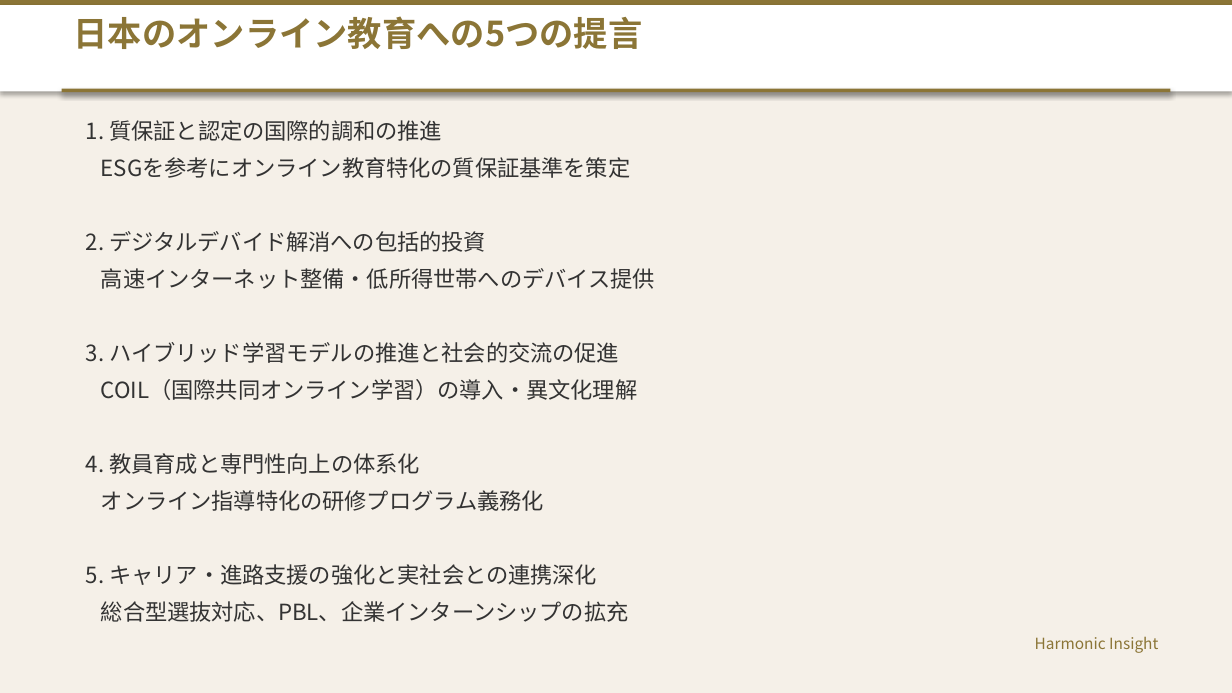
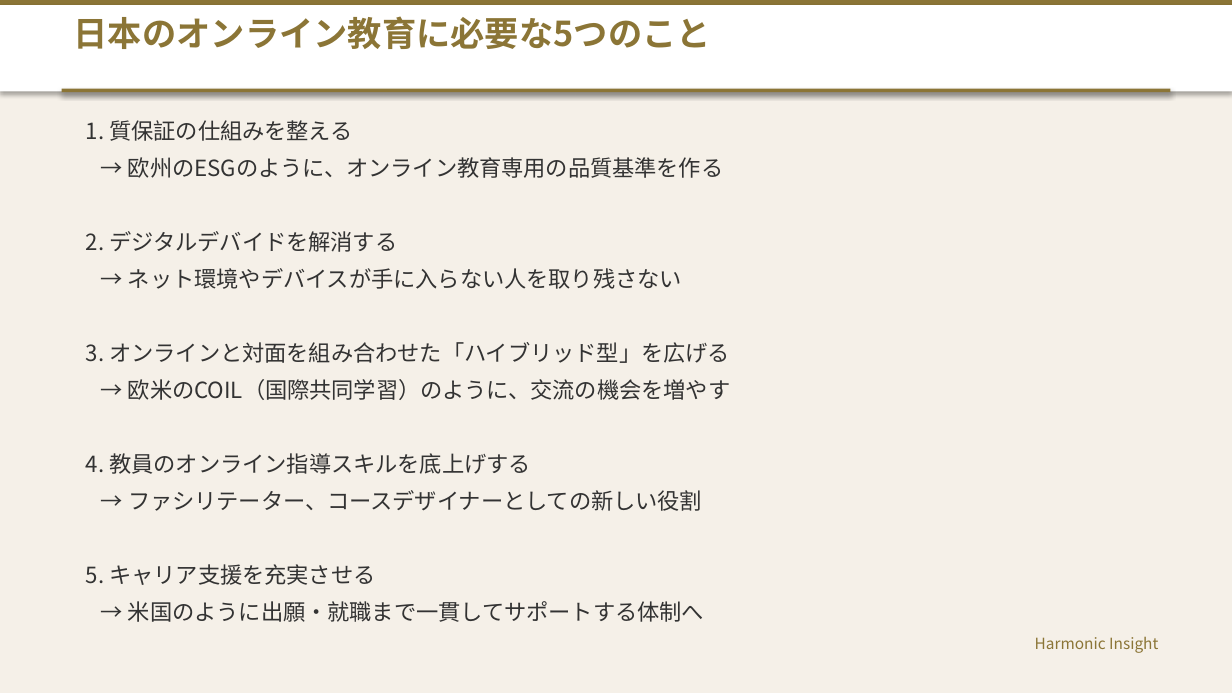
Before and after one commit to HarmonicInsight/Movie_Contents, a slide deck: slide 14 of 海外学習_留学_グローバルオンライン教育_プレゼンテーション.pptx (slide 27 before the commit). Drawn at 1232x693 pixels with LibreOffice and Linux fonts; fonts in the diff are those of the drawing. Boxes give left, top, right and bottom in pixels: in the first picture for what was removed or moved away, otherwise in the second. Text is boxed around its words. In the diff, an @@ line names an element or a change of style, - is before the commit and + after.

```diff
--- a/海外学習_留学_グローバルオンライン教育_プレゼンテーション.pptx
+++ b/海外学習_留学_グローバルオンライン教育_プレゼンテーション.pptx
@@ text at [74,16,711,49]: text changed @@
-日本のオンライン教育への5つの提言
+日本のオンライン教育に必要な5つのこと
@@ text at [86,120,730,622]: text changed @@
-1. 質保証と認定の国際的調和の推進
-ESGを参考にオンライン教育特化の質保証基準を策定
-2. デジタルデバイド解消への包括的投資
-高速インターネット整備・低所得世帯へのデバイス提供
-3. ハイブリッド学習モデルの推進と社会的交流の促進
-COIL（国際共同オンライン学習）の導入・異文化理解
-4. 教員育成と専門性向上の体系化
-オンライン指導特化の研修プログラム義務化
-5. キャリア・進路支援の強化と実社会との連携深化
-総合型選抜対応、PBL、企業インターンシップの拡充
+1. 質保証の仕組みを整える
+→ 欧州のESGのように、オンライン教育専用の品質基準を作る
+2. デジタルデバイドを解消する
+→ ネット環境やデバイスが手に入らない人を取り残さない
+3. オンラインと対面を組み合わせた「ハイブリッド型」を広げる
+→ 欧米のCOIL（国際共同学習）のように、交流の機会を増やす
+4. 教員のオンライン指導スキルを底上げする
+→ ファシリテーター、コースデザイナーとしての新しい役割
+5. キャリア支援を充実させる
+→ 米国のように出願・就職まで一貫してサポートする体制へ
```
Also in this commit, not shown: 13 other slides changed, 2 slides added, 14 slides removed, 1 other file.
